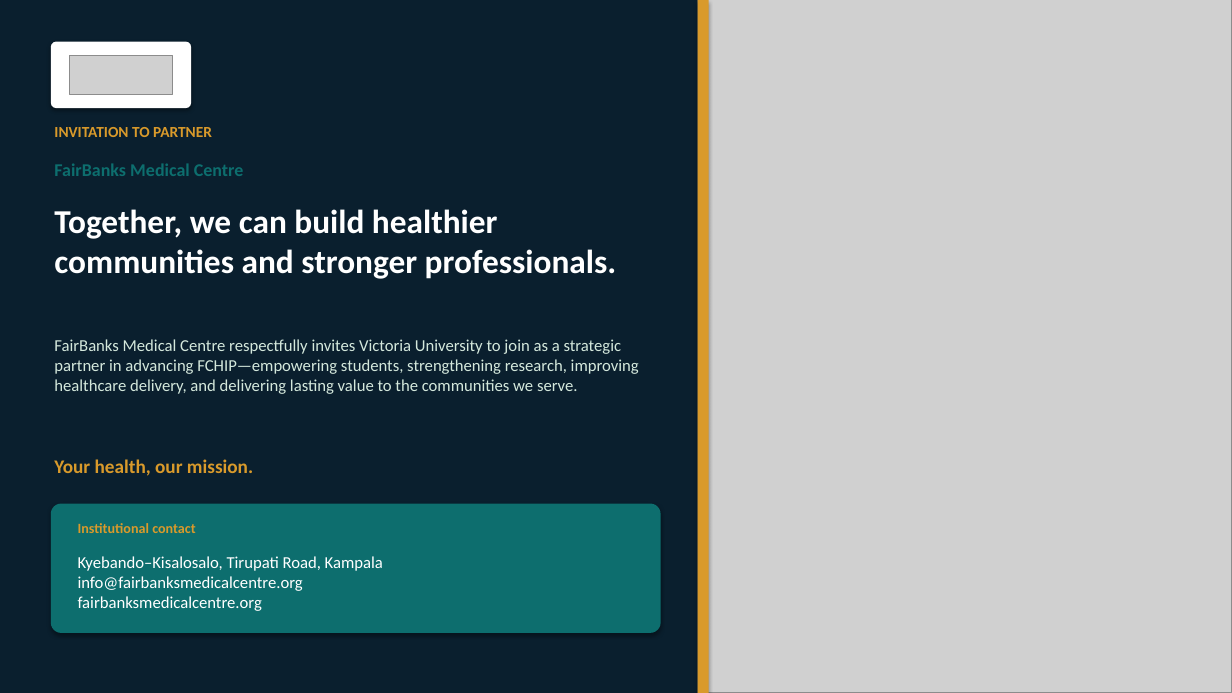
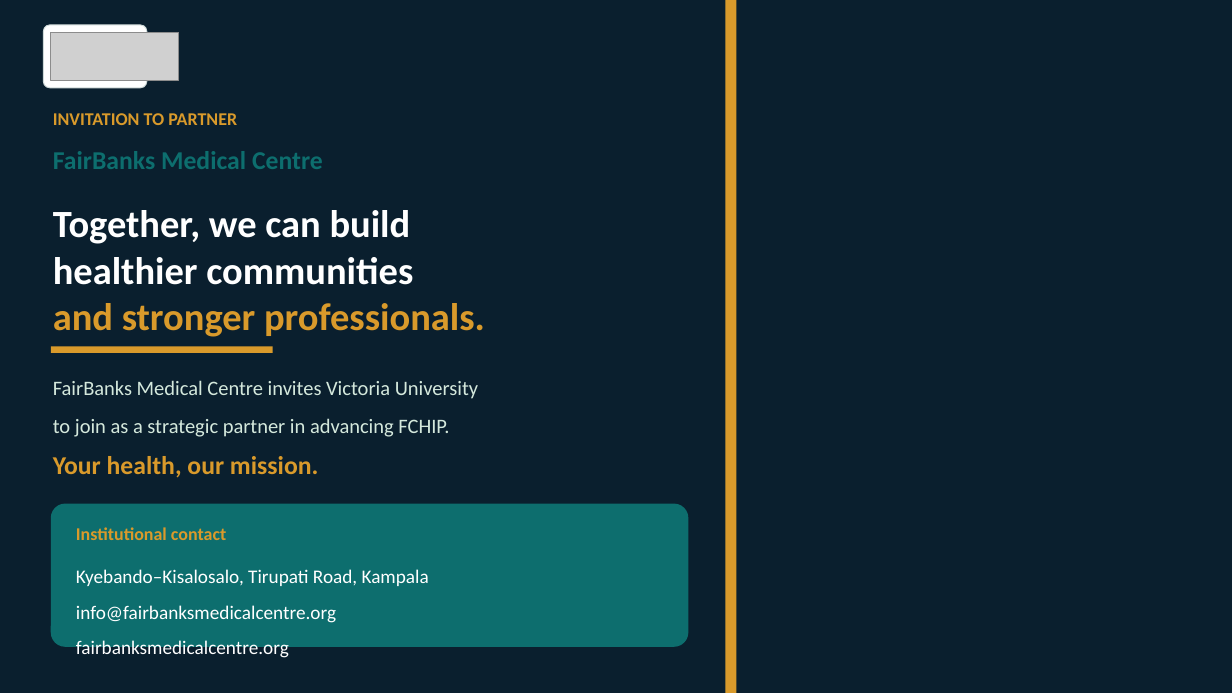
Before and after one commit to WASSWA2624/fairbanks, a slide deck: slide 17 of victoria/documents/victoria_ppt.pptx. Drawn at 1232x693 pixels with LibreOffice and Linux fonts; fonts in the diff are those of the drawing; grey boxes stand for pictures; background and template pictures are left out; a plain dark background stands for a picture behind light text. Boxes give left, top, right and bottom in pixels: in the first picture for what was removed or moved away, otherwise in the second. Text is boxed around its words. In the diff, an @@ line names an element or a change of style, - is before the commit and + after.

Commit message:
Update Victoria University partnership proposal deck script and associated PowerPoint presentation. Adjusted branding details for clarity, improved layout dimensions, and refined text formatting. Updated images in the presentation to align with the latest assets.

```diff
--- a/victoria/documents/victoria_ppt.pptx
+++ b/victoria/documents/victoria_ppt.pptx
@@ background #FFFFFF to picture (left out) @@
@@ rectangle: place and size @@
-rectangle at (0,0,698,693)
+rectangle at (0,0,726,693)
@@ rounded rectangle: place and size @@
-rounded rectangle at (51,42,191,108)
+rounded rectangle at (43,25,147,88)
@@ rounded rectangle at (43,25,147,88): outline none to #CED9D8 0.75 pt; shadow off; proportions changed @@
@@ picture removed at (698,0,1232,693) @@
@@ shadow off in 3 elements at (0,0,1232,693), (0,0,726,693), (726,0,737,693) @@
@@ rectangle: place and size @@
-rectangle at (698,0,709,693)
+rectangle at (726,0,737,693)
@@ picture: place and size @@
-picture at (69,55,173,94)
+picture at (51,32,178,80)
@@ text "INVITATION TO PARTNER": place and size @@
-text "INVITATION TO PARTNER" at (54,127,212,137)
+text "INVITATION TO PARTNER" at (53,113,237,125)
@@ text "INVITATION TO PARTNER" at (53,113,237,125): size 12 to 14 pt @@
@@ text "FairBanks Medical Centre": place and size @@
-text "FairBanks Medical Centre" at (54,163,244,176)
+text "FairBanks Medical Centre" at (53,151,323,169)
@@ text "FairBanks Medical Centre" at (53,151,323,169): size 14 to 20 pt @@
@@ text at (53,210,411,244): text changed; size 26 to 30 pt @@
-Together, we can build healthier
-communities and stronger professionals.
+Together, we can build
@@ text added at (53,257,413,285), 30 pt, text #FFFFFF, bold @@
+healthier communities
@@ text added at (53,303,485,337), 30 pt, text #D99A2B, bold @@
+and stronger professionals.
@@ rectangle added at (51,347,273,353), fill #D99A2B @@
@@ text at (53,380,478,437): text changed; size 13 to 16 pt @@
-FairBanks Medical Centre respectfully invites Victoria University to join as a strategic partner in advancing FCHIP—empowering students, strengthening research, improving healthcare delivery, and delivering lasting value to the communities we serve.
+FairBanks Medical Centre invites Victoria University
+to join as a strategic partner in advancing FCHIP.
@@ text "Your health, our mission." at (53,456,318,478): size 15 to 20 pt @@
@@ rounded rectangle: place and size @@
-rounded rectangle at (51,504,661,633)
+rounded rectangle at (51,504,689,647)
@@ rounded rectangle at (51,504,689,647): shadow off; proportions changed @@
@@ text "Institutional contact" at (76,527,226,540): size 11 to 14 pt @@
@@ text at (76,569,429,659): text changed; size 13 to 15 pt @@
-Kyebando–Kisalosalo, Tirupati Road, Kampala
-info@fairbanksmedicalcentre.org
-fairbanksmedicalcentre.org
+Kyebando–Kisalosalo, Tirupati Road, Kampala
+info@fairbanksmedicalcentre.org
+fairbanksmedicalcentre.org
```
Also in this commit, not shown: 16 other slides changed, 2 other files.
